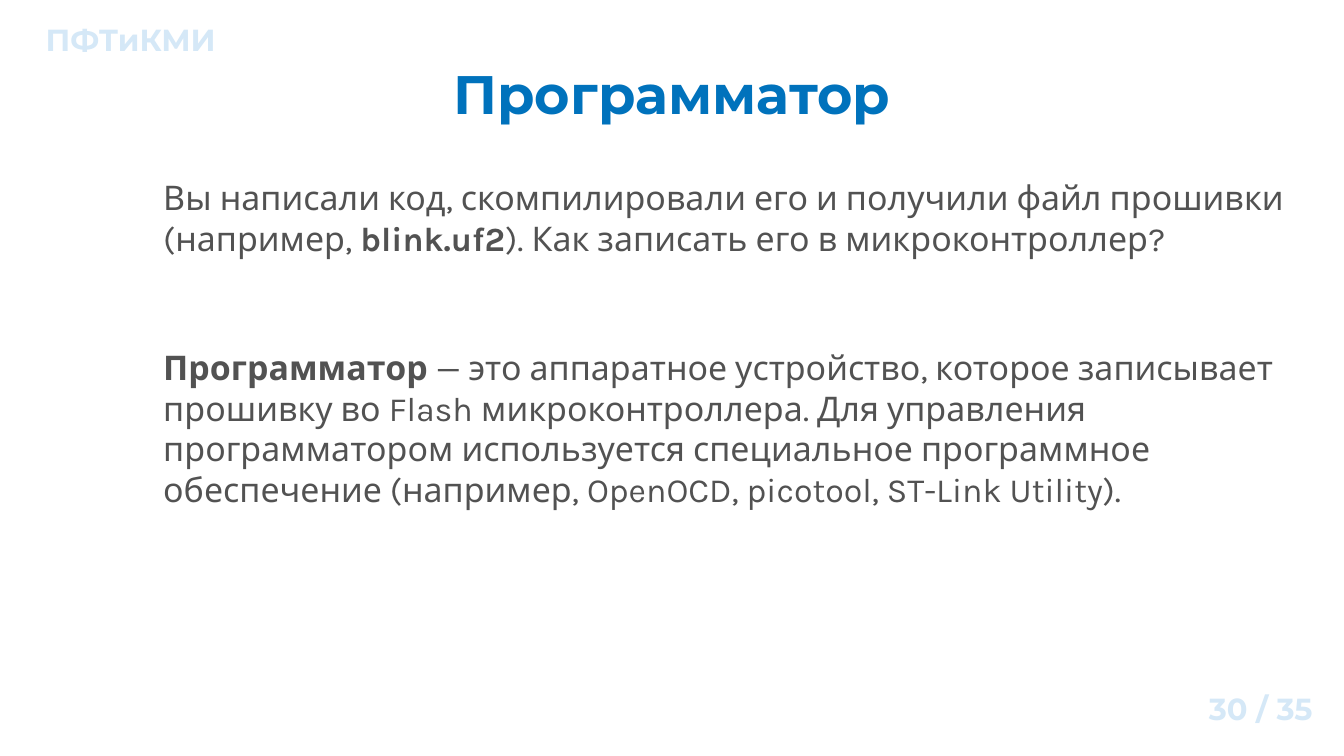
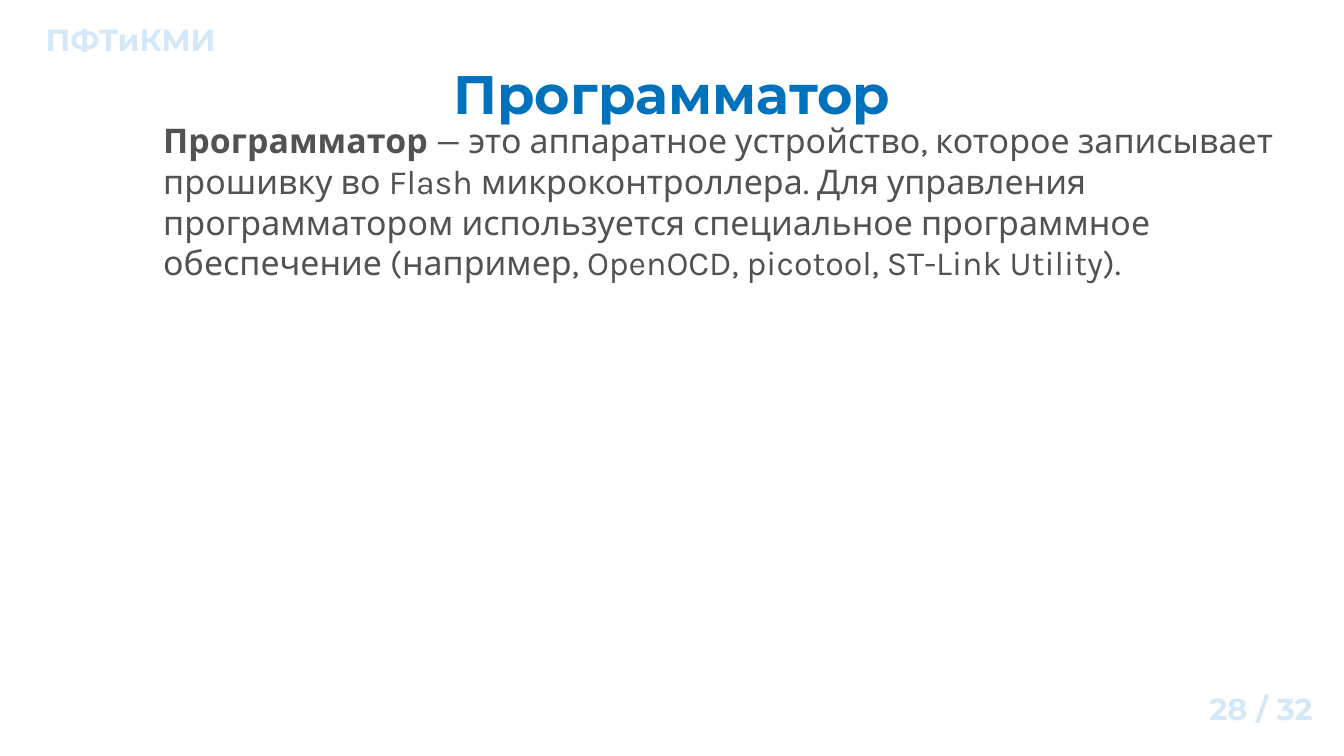
Before and after one commit to ant-lab-ru/ant-mcu, a slide deck: slide 28 of 1 Как начать работать с микроконтроллерами/Презентация/presentation_01.odp (slide 30 before the commit). Drawn at 1344x756 pixels with LibreOffice and Linux fonts; fonts in the diff are those of the drawing; background and template pictures are left out. Boxes give left, top, right and bottom in pixels: in the first picture for what was removed or moved away, otherwise in the second. Text is boxed around its words. In the diff, an @@ line names an element or a change of style, - is before the commit and + after.

```diff
--- a/1 Как начать работать с микроконтроллерами/Презентация/presentation_01.odp
+++ b/1 Как начать работать с микроконтроллерами/Презентация/presentation_01.odp
@@ text "Программатор — это аппаратное устройство, ...": place and size @@
-text "Программатор — это аппаратное устройство, ..." at bbox=[163, 184, 1284, 511]
+text "Программатор — это аппаратное устройство, ..." at bbox=[163, 122, 1273, 284]
@@ text at bbox=[163, 184, 1284, 259]: paragraph removed @@
-Вы написали код, скомпилировали его и получили файл прошивки (например, blink.uf2). Как записать его в микроконтроллер?
@@ page number at bbox=[979, 684, 1326, 742]: text changed @@
-30 / 35
+28 / 32
```
Also in this commit, not shown: 2 other slides changed, 1 slide added, 4 slides removed, 1 other file.
